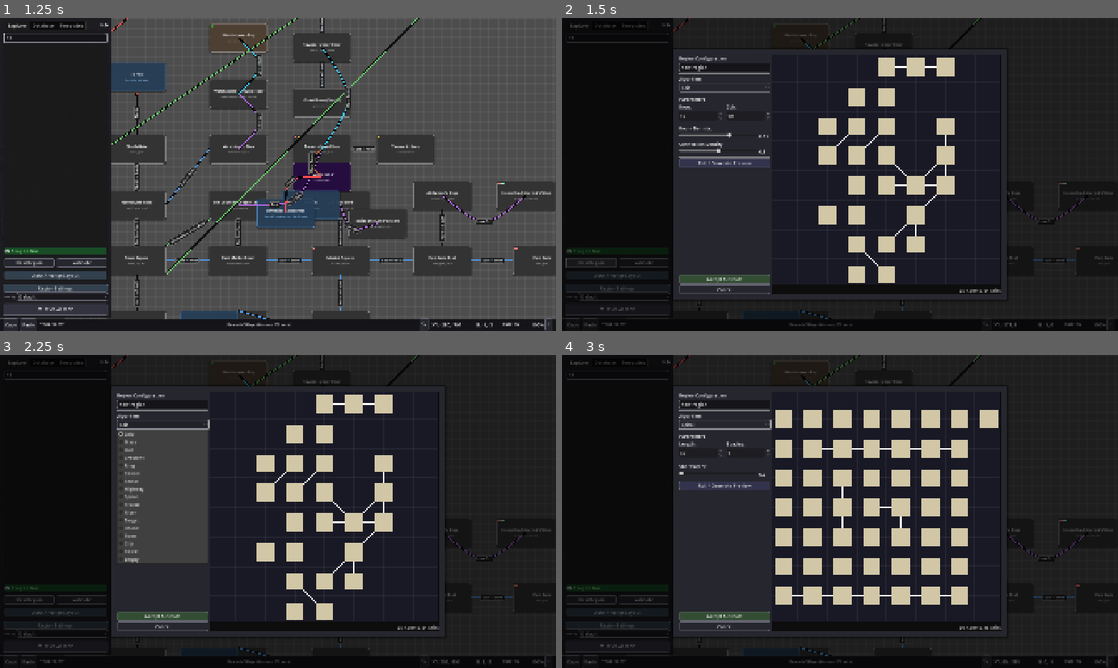
Above: before the commit, frames 1-4 (two rows, left to right).
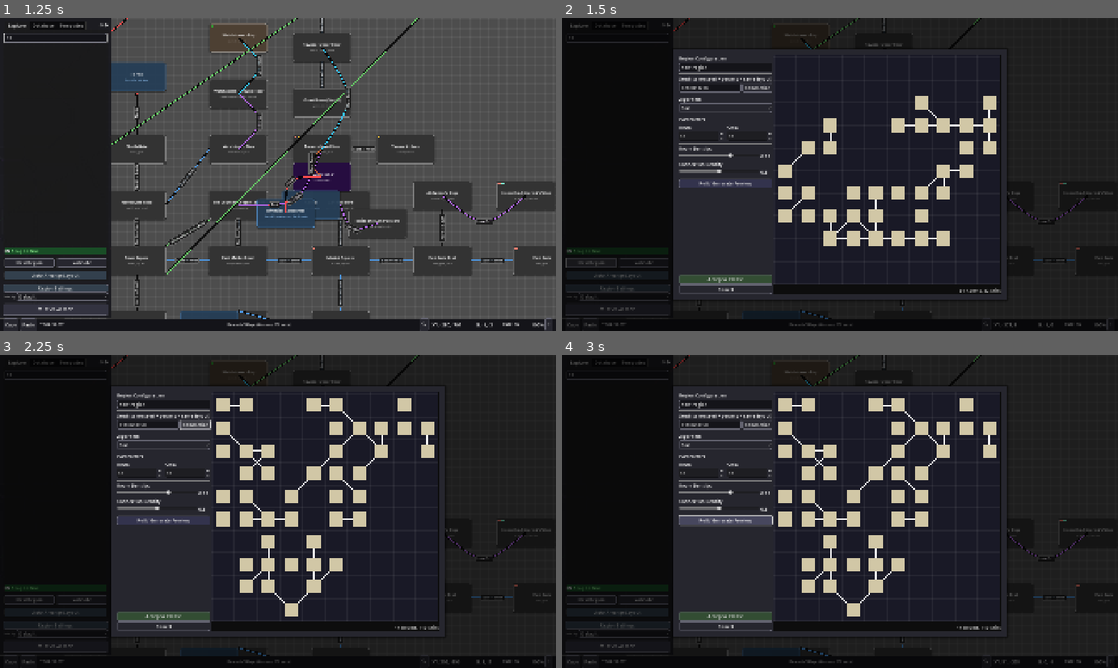
Above: after the commit, the same moments.

Repository: jbax-and-his-ai-pals/008-mud
Game: Godot game, scene res://scenes/Main.tscn
The game is run twice, just before and just after one commit, with the same random seed, the same clock (stepped at 60 frames per second) and the same inputs.
Inputs (mouse positions are in pixels of both pictures, inside the frame that each line leads up to):
- Up to frame 1 (1.25 s): click (55, 36) at 0.52 s; type "12" at 0.6 s
- Up to frame 2 (1.5 s): click "New Region" at 1.25 s
- Up to frame 3 (2.25 s): click (194, 423) at 2 s, where only the run after the commit has a clickable "Randomize"
- Up to frame 4 (3 s): click "Roll / Generate Preview" at 2.75 s

Frame 1 is identical in both runs. In frame 2, 8.7% of the frame differs, in the area x 21-79%, y 12-89%; in frame 3, 15%; in frame 4, 13%.

Commit message:
Add seeded, reproducible generation to the world editor
Every generator under scripts/generators/ calls the bare global
randf()/randi()/etc, which Godot backs with one shared global RNG --
seeding it once in RegionGenerator.generate() before dispatch is enough to
make the whole call chain reproducible for a given (algo, params, seed),
without touching any of the five generator files individually or threading
an RNG object through their internals.

CreatorModal gets a seed field (pre-filled with a random value so it's
never blank) plus a "Randomize" button; the field's text is hashed into
the numeric seed so a builder can type something memorable instead of a
raw integer. Verified with a headless GDScript script exercising one
algorithm from each of the four generator families (grid/path/graph/
structure-based) -- same seed+params produces byte-identical room
dictionaries (names, exits, positions) across two separate calls, and two
different seeds produce different layouts.

Co-Authored-By: Claude Sonnet 5 <noreply@anthropic.com>

Diff:
--- a/mud-world-editor/scripts/generators/RegionGenerator.gd
+++ b/mud-world-editor/scripts/generators/RegionGenerator.gd
@@ -12,6 +12,13 @@
 const STRUCT_BASED = preload("res://scripts/generators/StructureGenerators.gd")
 
 static func generate(algo: int, params: Dictionary) -> Dictionary:
+	# Every sub-generator calls the bare global randf()/randi()/etc, which
+	# Godot backs with a single global RNG -- seeding it here, once, before
+	# dispatch is enough to make the whole call chain reproducible for a
+	# given (algo, params, seed) without threading an RNG object through
+	# every generator file. A builder can note or share a seed and get the
+	# exact same layout back.
+	seed(int(params.get("seed", 0)))
 	var rooms = {}
 	match algo:
 		Algo.EMPTY: rooms = {}
--- a/mud-world-editor/scripts/ui/panels/CreatorModal.gd
+++ b/mud-world-editor/scripts/ui/panels/CreatorModal.gd
@@ -54,6 +54,17 @@
 	widgets.name = LineEdit.new(); widgets.name.text = "new_region"; widgets.name.placeholder_text = "Region ID (Filename)"; _apply_style(widgets.name)
 	vbox.add_child(widgets.name); vbox.add_child(HSeparator.new())
 
+	vbox.add_child(_lbl("Seed (same seed + params = same layout)"))
+	var seed_hbox = HBoxContainer.new()
+	widgets.seed_field = LineEdit.new(); widgets.seed_field.text = str(randi()); widgets.seed_field.placeholder_text = "Seed"
+	widgets.seed_field.size_flags_horizontal = 3; _apply_style(widgets.seed_field)
+	widgets.seed_field.text_submitted.connect(func(_t): _update_gen_preview())
+	seed_hbox.add_child(widgets.seed_field)
+	var btn_reroll_seed = Button.new(); btn_reroll_seed.text = "Randomize"; _apply_style(btn_reroll_seed)
+	btn_reroll_seed.pressed.connect(func(): widgets.seed_field.text = str(randi()); _update_gen_preview())
+	seed_hbox.add_child(btn_reroll_seed)
+	vbox.add_child(seed_hbox); vbox.add_child(HSeparator.new())
+
 	vbox.add_child(_lbl("Algorithm"))
 	widgets.algo = OptionButton.new()
 	var algos = ["Grid", "Maze", "Hub", "Crescent", "Ring", "Cavern", "Sector", "Highway", "Spiral", "Fractal", "River", "Target", "House", "Town", "City", "Castle"]
@@ -124,7 +135,9 @@
 func _get_gen_params() -> Dictionary:
 	var p1_val = widgets.p1.value if widgets.p1.visible else slider_p1.value
 	var p2_val = widgets.p2.value if widgets.p2.visible else slider_p2.value
-	return { "rows": int(p1_val), "cols": int(p2_val), "room_density": slider_density.value, "conn_density": slider_conns.value }
+	var seed_text: String = widgets.seed_field.text.strip_edges()
+	var seed_value: int = seed_text.hash() if seed_text != "" else 0
+	return { "rows": int(p1_val), "cols": int(p2_val), "room_density": slider_density.value, "conn_density": slider_conns.value, "seed": seed_value }
 
 func _update_gen_preview():
 	var algo = widgets.algo.get_item_id(widgets.algo.selected)
